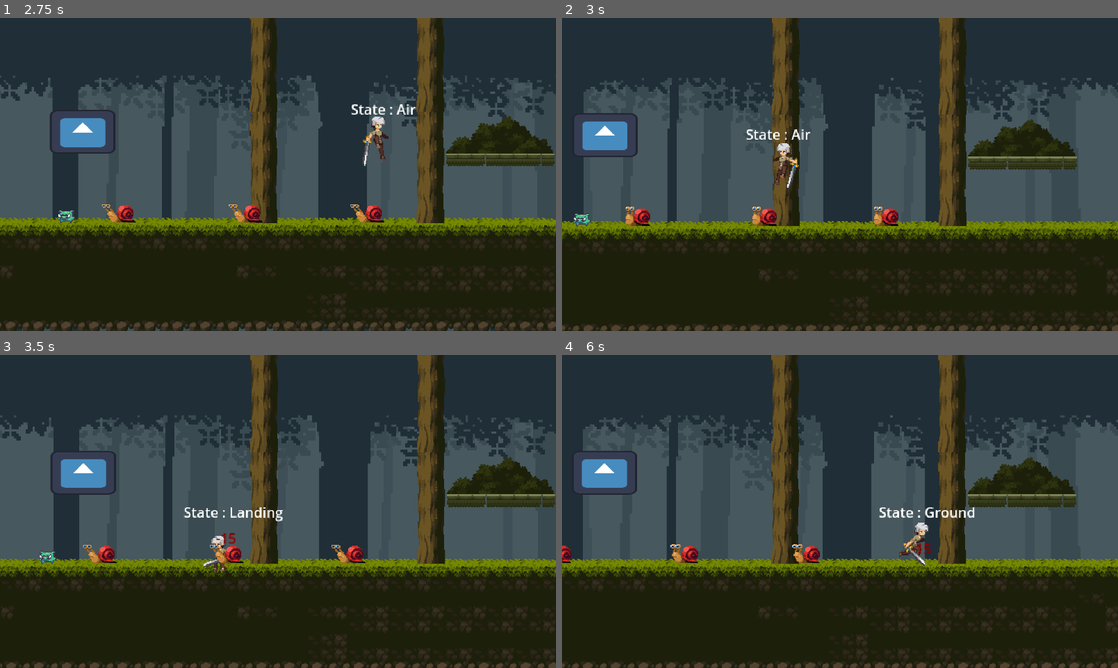
Above: before the commit, frames 1-4 (two rows, left to right).
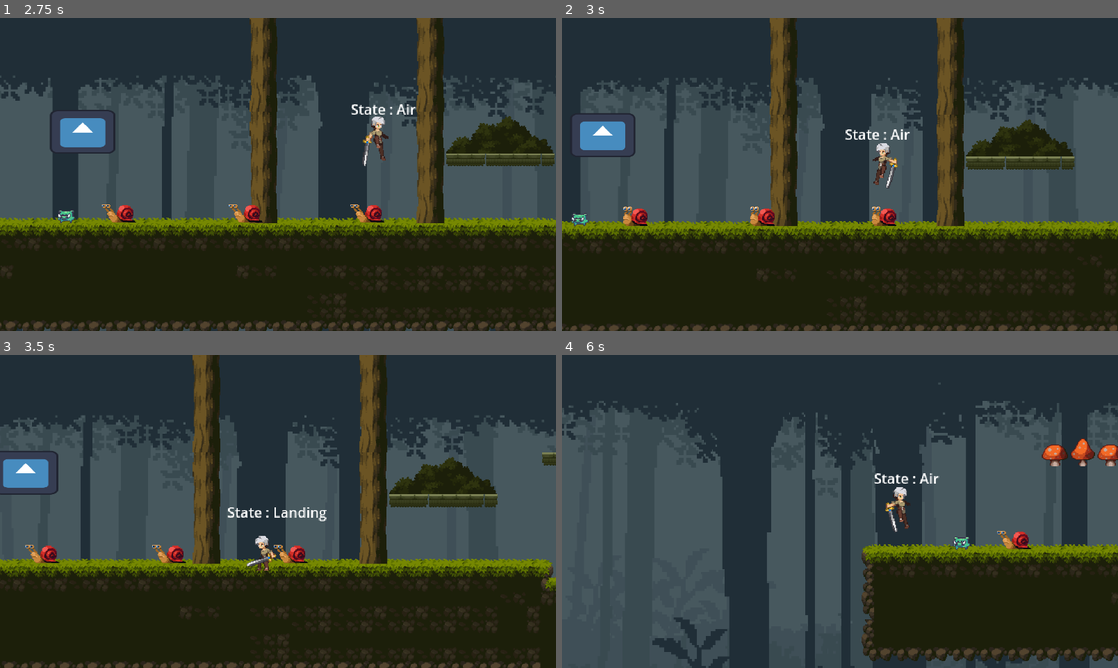
Above: after the commit, the same moments.

Repository: Pikalyx/The-Lost_Woods
Game: Godot game, scene res://main_menu.tscn
Same seed, same stepped clock (60 frames per second), same inputs: the game is played once before the commit and once after it. The engine's default icon, where the game draws it, is replaced by a stand-in: a white triangle on a blue panel in a dark square.
Inputs:
- Up to frame 1 (2.75 s): click "Start New Game" at 0.5 s; hold D (right) from 1.28 s (still down); tap Shift (dash) at 1.35, 2.3 s; tap Space (jump) at 1.52, 2.27 s; tap F (attack) at 2.1 s
- Up to frame 2 (3 s): release D (right) at 2.78 s; hold A (left) from 2.78 s (still down); tap Shift (dash) at 2.85 s
- Up to frame 3 (3.5 s): keep holding A (left)
- Up to frame 4 (6 s): release A (left) at 3.53 s; hold D (right) 3.53-5.03 s; tap Shift (dash) at 3.6, 4.55, 5.1, 5.85 s; tap Space (jump) at 3.77, 4.52, 5.27 s; hold F (attack) 4.28-5.03 s; hold A (left) 5.03-5.78 s; hold D (right) from 5.78 s (still down)

Frame 1 is identical in both runs. In frame 2, 9.3% of the frame differs, in the area x 0-100%, y 0-100%; in frame 3, 29%; in frame 4, 52%.
Error after the commit: Cannot call method 'add_child' on a null value. (res://UI/health_changed_manger.gd:17)

Commit message:
Got dash cooldown to work!

Diff:
--- a/Character/Dash.gd
+++ b/Character/Dash.gd
@@ -1,14 +1,19 @@
 extends Node2D
 
 
-@onready var timer = $Dashtimer
+@onready var dtimer = $Dashtimer
+@onready var ctimer = $Cooldowntimer
 
 func start_dash(dur):
-	timer.wait_time = dur
-	timer.start()
+	dtimer.wait_time = dur
+	dtimer.start()
 
 func is_dashing():
-	return !timer.is_stopped()
+	return !dtimer.is_stopped()
 
 func _on_dashtimer_timeout():
-	pass # Replace with function body.
+	ctimer.wait_time = .5
+	ctimer.start()
+
+func is_on_cooldown():
+	return ctimer.is_stopped()
--- a/Character/dash.tscn
+++ b/Character/dash.tscn
@@ -8,4 +8,7 @@
 [node name="Dashtimer" type="Timer" parent="."]
 one_shot = true
 
+[node name="Cooldowntimer" type="Timer" parent="."]
+one_shot = true
+
 [connection signal="timeout" from="Dashtimer" to="." method="_on_dashtimer_timeout"]
--- a/Character/player.gd
+++ b/Character/player.gd
@@ -31,7 +31,7 @@
 		velocity.y += gravity * delta
 
 	if Input.is_action_just_pressed("dash"):
-	#	if cooldown.is_on_cooldown():
+		if dash.is_on_cooldown():
 			dash.start_dash(dashlength)
 	#if dash._on_dashtimer_timeout():
 	#	cooldown.start_cooldown(1)
